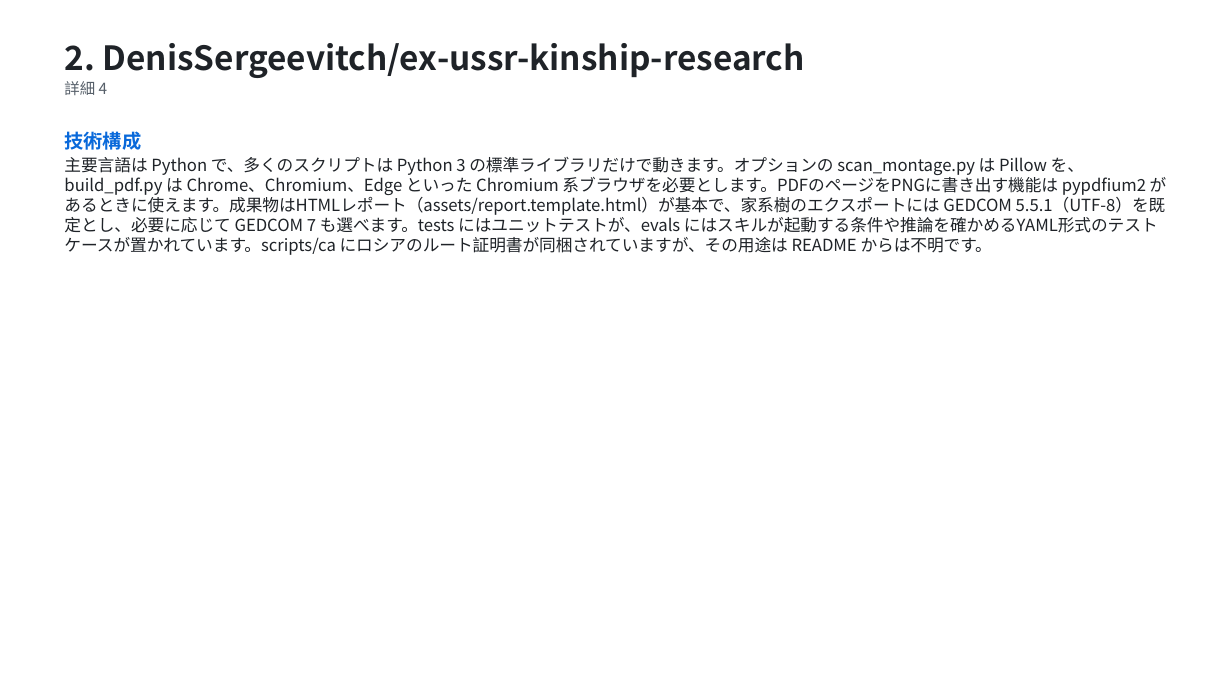
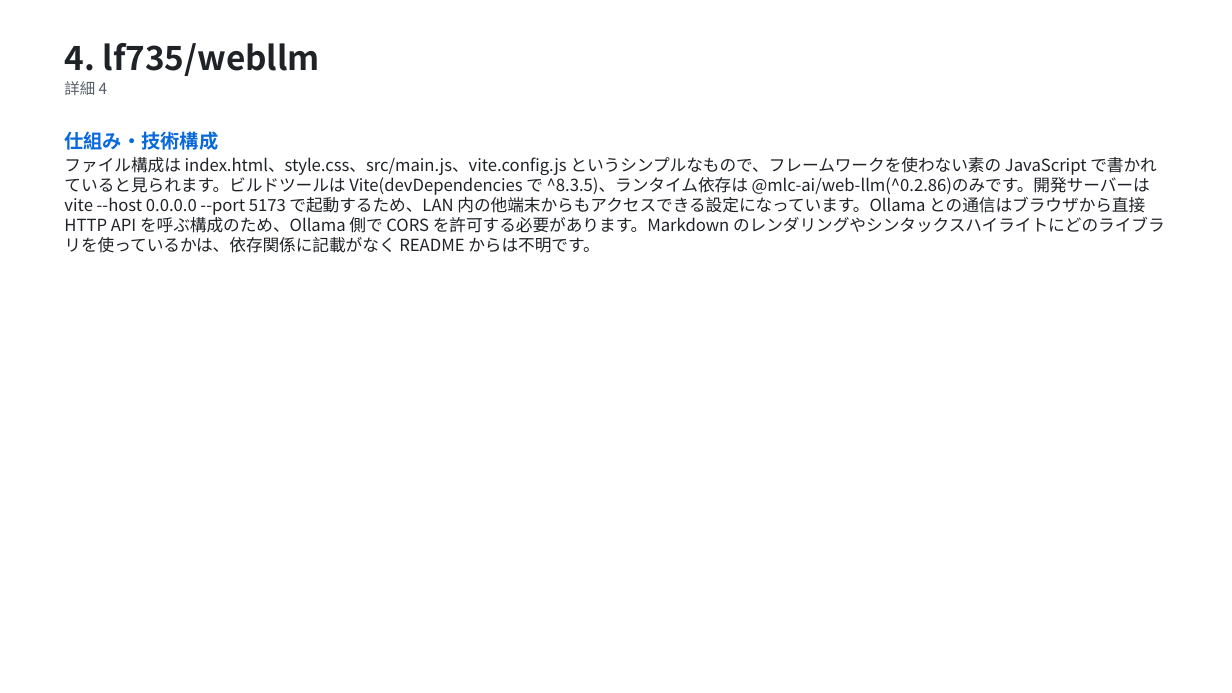
Before and after one commit to HORI-PNG/github_trend_checker, a slide deck: slide 31 of reports/2026-10-30/report.pptx (slide 15 before the commit). Drawn at 1232x693 pixels with LibreOffice and Linux fonts; fonts in the diff are those of the drawing. Boxes give left, top, right and bottom in pixels: in the first picture for what was removed or moved away, otherwise in the second. Text is boxed around its words. In the diff, an @@ line names an element or a change of style, - is before the commit and + after.

```diff
--- a/reports/2026-10-30/report.pptx
+++ b/reports/2026-10-30/report.pptx
@@ text at bbox=[64, 43, 321, 76]: text changed @@
-2. DenisSergeevitch/ex-ussr-kinship-research
+4. lf735/webllm
@@ text at bbox=[64, 131, 1165, 253]: text changed @@
-技術構成
-主要言語は Python で、多くのスクリプトは Python 3 の標準ライブラリだけで動きます。オプションの scan_montage.py は Pillow を、build_pdf.py は Chrome、Chromium、Edge といった Chromium 系ブラウザを必要とします。PDFのページをPNGに書き出す機能は pypdfium2 があるときに使えます。成果物はHTMLレポート（assets/report.template.html）が基本で、家系樹のエクスポートには GEDCOM 5.5.1（UTF-8）を既定とし、必要に応じて GEDCOM 7 も選べます。tests にはユニットテストが、evals にはスキルが起動する条件や推論を確かめるYAML形式のテストケースが置かれています。scripts/ca にロシアのルート証明書が同梱されていますが、その用途は README からは不明です。
+仕組み・技術構成
+ファイル構成は index.html、style.css、src/main.js、vite.config.js というシンプルなもので、フレームワークを使わない素の JavaScript で書かれていると見られます。ビルドツールは Vite(devDependencies で ^8.3.5)、ランタイム依存は @mlc-ai/web-llm(^0.2.86)のみです。開発サーバーは vite --host 0.0.0.0 --port 5173 で起動するため、LAN 内の他端末からもアクセスできる設定になっています。Ollama との通信はブラウザから直接 HTTP API を呼ぶ構成のため、Ollama 側で CORS を許可する必要があります。Markdown のレンダリングやシンタックスハイライトにどのライブラリを使っているかは、依存関係に記載がなく README からは不明です。
```
Also in this commit, not shown: 76 other slides changed, 1 slide added, 4 slides removed, 3 other files.
